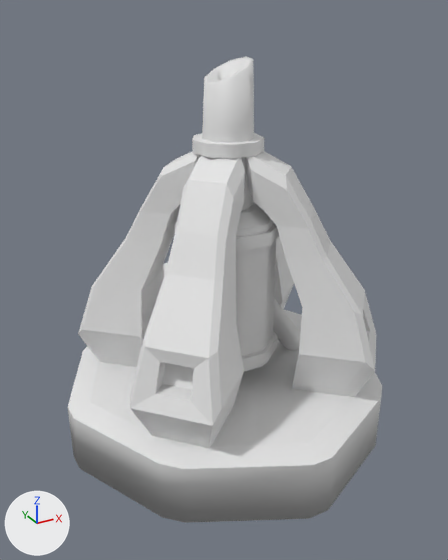
The Blender file DvergerAutomationUnity/Assets/Custom/Models/AutoSorter.blend: old version first, new version second.
One viewpoint serves both versions: a camera (50 mm lens) standing at (-1.45, -2.64, 2.05) and looking at (-0.03, -0.06, 0.76). The axes (+X, +Y, +Z) are drawn at lower left. The lights are the same throughout. The picture after the commit comes second.

Names of what the first picture shows: 'Mount', 'SortingEngine'.
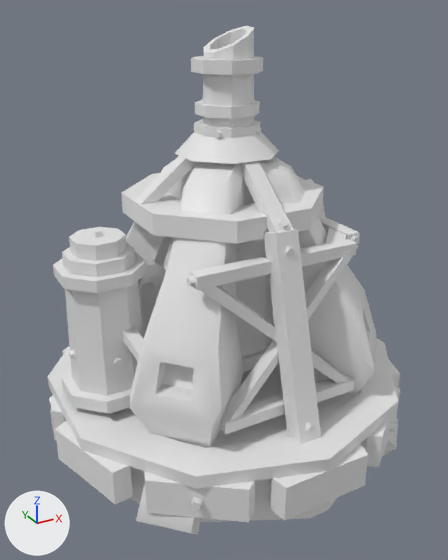
Edits to the bpy script that builds the scene:
```text
Change me_mountmesh:
    used by ob_mount; location = (0.0, -0.014, 0.165); scale = (1.14, 1.14, 0.277)
    remove me_mountmesh.from_pydata(...)  # 349 vertices, 317 faces; spans x -0.77..0.77, y -0.79..0.79, z -0.97..4.61
    add me_mountmesh.from_pydata(...)  # 859 vertices, 695 faces; spans x -0.86..0.86, y -0.83..0.86, z -1.12..4.61
    me_mountmesh part 1: a new loose piece, a box spanning x 0.405..0.466, y -0.357..0.383, z 2.95..3.16, in mat_mountmaterial (white #e7e7e7)
    me_mountmesh part 2: a new loose piece, a box spanning x -0.317..0.317, y -0.576..-0.514, z 0.564..0.774, in mat_mountmaterial (white #e7e7e7)
    me_mountmesh part 3: a new loose piece, a box spanning x -0.369..0.369, y -0.455..-0.393, z 2.95..3.16, in mat_mountmaterial (white #e7e7e7)
    me_mountmesh part 4: 478 vertices added at x -0.86..0.86, y -0.83..0.86, z -1.12..4.61
    me_mountmesh part 5: 284 kept faces spanning x -0.68..0.68, y -0.7..0.7, z 0.07..4.61 are now shaded smooth
    other edits to the shape of me_mountmesh do not show in these pictures
Change me_sortingmachinemesh:
    used by ob_sortingengine; location = (0.0, 1.388, 0.742); rotation_euler = (0.663, 0.0, 0.0), in degrees (38, 0, 0); scale = (0.224, 0.224, 0.224)
    remove me_sortingmachinemesh.from_pydata(...)  # 191 vertices, 139 faces; spans x -2.44..2.44, y -6.97..-1.67, z -0.22..7.99
    add me_sortingmachinemesh.from_pydata(...)  # 577 vertices, 440 faces; spans x -3.94..2.44, y -6.97..-1.31, z -0.6..8.45
    me_sortingmachinemesh part 6: the loose piece of 18 vertices spanning x -0.77..0.77, y -3.7..-2.34, z 5.83..6.98 is rebuilt with 16 vertices and now spans x -1.05..1.05, y -3.95..-2.3, z 5.63..7.02
    me_sortingmachinemesh part 7: 18 vertices moved from x -0.5..0.5, y -2.58..-1.67, z 7.2..7.99 to x -0.5..0.5, y -2.22..-1.31, z 7.67..8.45; 388 vertices added at x -3.94..1.35, y -6.91..-1.42, z -0.6..8.19
```

Where the change shows, as pixel boxes [x1, y1, x2, y2] in the pictures (448 x 560 px):
'Mount', reshaped (12% wider): before [68, 151, 382, 523]; after [48, 156, 400, 534]
'SortingEngine', reshaped: before [163, 56, 300, 372]; after [53, 26, 279, 414]
part 1 of me_mountmesh, added: after [318, 214, 360, 244]
part 2 of me_mountmesh, added: after [219, 376, 354, 434]
part 3 of me_mountmesh, added: after [189, 239, 357, 290]
part 4 of me_mountmesh, added: after [48, 156, 400, 534]
part 5 of me_mountmesh, shading changed: before [78, 151, 376, 448]; after [112, 157, 376, 448]
part 6 of me_sortingmachinemesh, rebuilt: before [192, 133, 265, 158]; after [175, 132, 279, 164]
part 7 of me_sortingmachinemesh, built on: after [53, 56, 263, 414]
